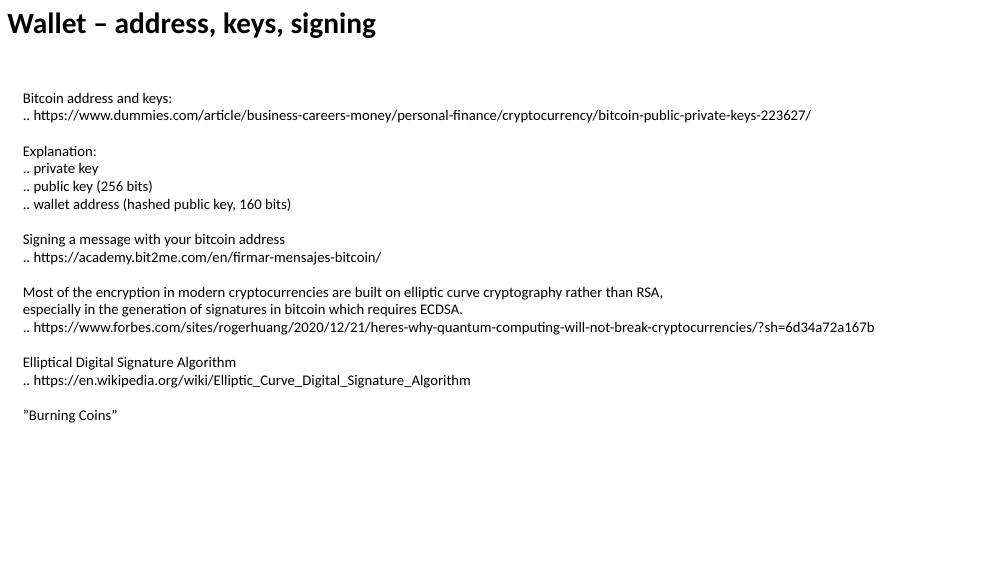
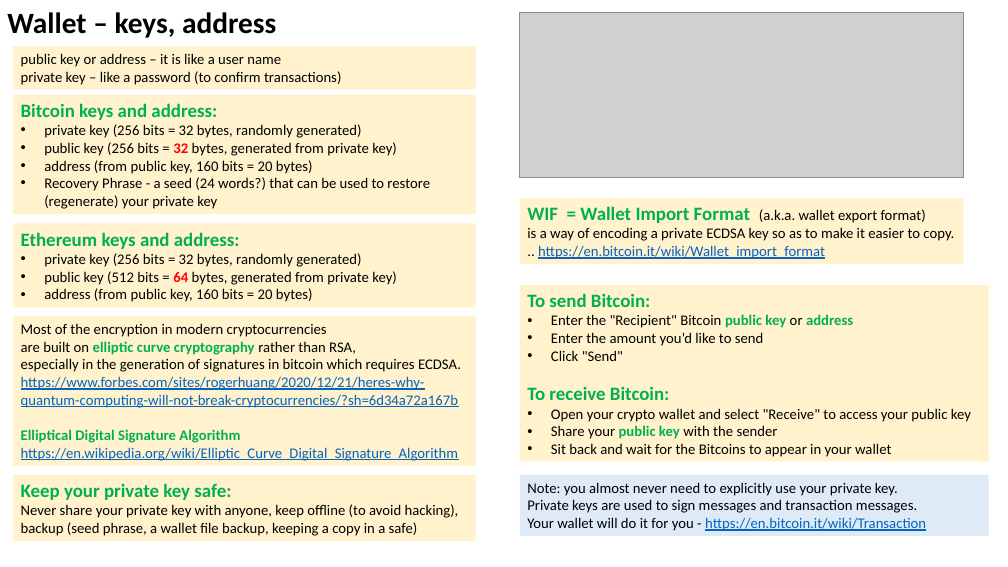
Before and after one commit to lselector/crypto, a slide deck: slide 9 of crypto_07_wallets.pptx. Drawn at 1008x567 pixels with LibreOffice and Linux fonts; fonts in the diff are those of the drawing; grey boxes stand for pictures. Boxes give left, top, right and bottom in pixels: in the first picture for what was removed or moved away, otherwise in the second. Text is boxed around its words. In the diff, an @@ line names an element or a change of style, - is before the commit and + after.

Commit message:
update

```diff
--- a/crypto_07_wallets.pptx
+++ b/crypto_07_wallets.pptx
@@ text at (x1=7, y1=12, x2=276, y2=38): text changed @@
-Wallet – address, keys, signing
+Wallet – keys, address
@@ picture added at (x1=520, y1=13, x2=964, y2=177) @@
@@ rectangle added at (x1=13, y1=46, x2=476, y2=89), fill #FFF2CC, 14 pt, text #000000 @@
+public key or address – it is like a user name
+private key – like a password (to confirm transactions)
@@ rectangle added at (x1=13, y1=95, x2=476, y2=214), fill #FFF2CC, 14 pt, text #000000 @@
+Bitcoin keys and address:
+• private key (256 bits = 32 bytes, randomly generated)
+• public key (256 bits = 32 bytes, generated from private key)
+• address (from public key, 160 bits = 20 bytes)
+• Recovery Phrase - a seed (24 words?) that can be used to restore (regenerate) your private key
@@ rectangle added at (x1=520, y1=198, x2=964, y2=265), fill #FFF2CC, 14 pt, text #000000 @@
+WIF = Wallet Import Format (a.k.a. wallet export format)
+is a way of encoding a private ECDSA key so as to make it easier to copy.
+.. https://en.bitcoin.it/wiki/Wallet_import_format
@@ rectangle added at (x1=13, y1=224, x2=476, y2=308), fill #FFF2CC, 14 pt, text #000000 @@
+Ethereum keys and address:
+• private key (256 bits = 32 bytes, randomly generated)
+• public key (512 bits = 64 bytes, generated from private key)
+• address (from public key, 160 bits = 20 bytes)
@@ rectangle added at (x1=520, y1=285, x2=989, y2=462), fill #FFF2CC, 14 pt, text #000000 @@
+To send Bitcoin:
+• Enter the "Recipient" Bitcoin public key or address
+• Enter the amount you’d like to send
+• Click "Send"
+To receive Bitcoin:
+• Open your crypto wallet and select "Receive" to access your public key
+• Share your public key with the sender
+• Sit back and wait for the Bitcoins to appear in your wallet
@@ rectangle "Most of the encryption in ..." resized from (x1=23, y1=92, x2=875, y2=423) to (x1=13, y1=316, x2=476, y2=467) @@
@@ rectangle "Most of the encryption in ..." at (x1=13, y1=316, x2=476, y2=467): fill none to #FFF2CC @@
@@ text in rectangle at (x1=21, y1=323, x2=461, y2=408): text changed @@
-Bitcoin address and keys:
-.. https://www.dummies.com/article/business-careers-money/personal-finance/cryptocurrency/bitcoin-public-private-keys-223627/
-Explanation:
-.. private key
-.. public key (256 bits)
-.. wallet address (hashed public key, 160 bits)
-Signing a message with your bitcoin address
-.. https://academy.bit2me.com/en/firmar-mensajes-bitcoin/
-Most of the encryption in modern cryptocurrencies are built on elliptic curve cryptography rather than RSA,
-especially in the generation of signatures in bitcoin which requires ECDSA.
-.. https://www.forbes.com/sites/rogerhuang/2020/12/21/heres-why-quantum-computing-will-not-break-cryptocurrencies/?sh=6d34a72a167b
+Most of the encryption in modern cryptocurrencies
+are built on elliptic curve cryptography rather than RSA,
+especially in the generation of signatures in bitcoin which requires ECDSA. https://www.forbes.com/sites/rogerhuang/2020/12/21/heres-why-quantum-computing-will-not-break-cryptocurrencies/?sh=6d34a72a167b
@@ text in rectangle at (x1=21, y1=447, x2=458, y2=461): text changed; text colour #000000 to #0563C1 @@
-.. https://en.wikipedia.org/wiki/Elliptic_Curve_Digital_Signature_Algorithm
-”Burning Coins”
+https://en.wikipedia.org/wiki/Elliptic_Curve_Digital_Signature_Algorithm
@@ text in rectangle at (x1=21, y1=429, x2=240, y2=443): text colour #000000 to #00B050, bold on in "Elliptical Digital Signature Algorithm" @@
@@ rectangle added at (x1=13, y1=475, x2=476, y2=541), fill #FFF2CC, 14 pt, text #000000 @@
+Keep your private key safe:
+Never share your private key with anyone, keep offline (to avoid hacking), backup (seed phrase, a wallet file backup, keeping a copy in a safe)
@@ rectangle added at (x1=520, y1=475, x2=989, y2=536), fill #DEEBF7, 14 pt, text #000000 @@
+Note: you almost never need to explicitly use your private key.
+Private keys are used to sign messages and transaction messages.
+Your wallet will do it for you - https://en.bitcoin.it/wiki/Transaction
```
Also in this commit, not shown: 5 other slides changed, 1 slide added, 1 slide removed.
